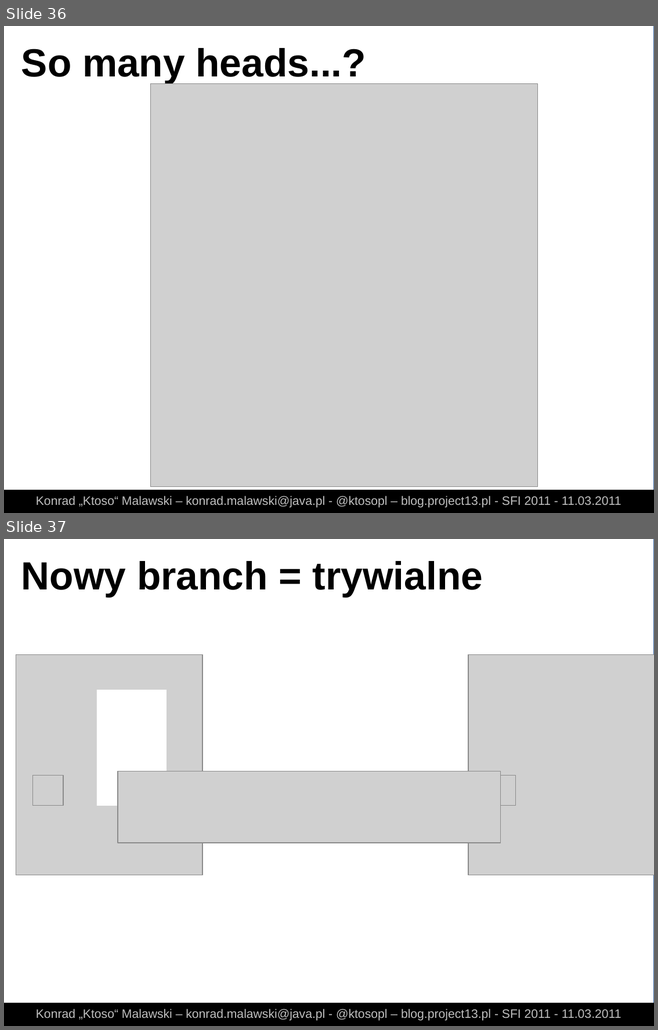
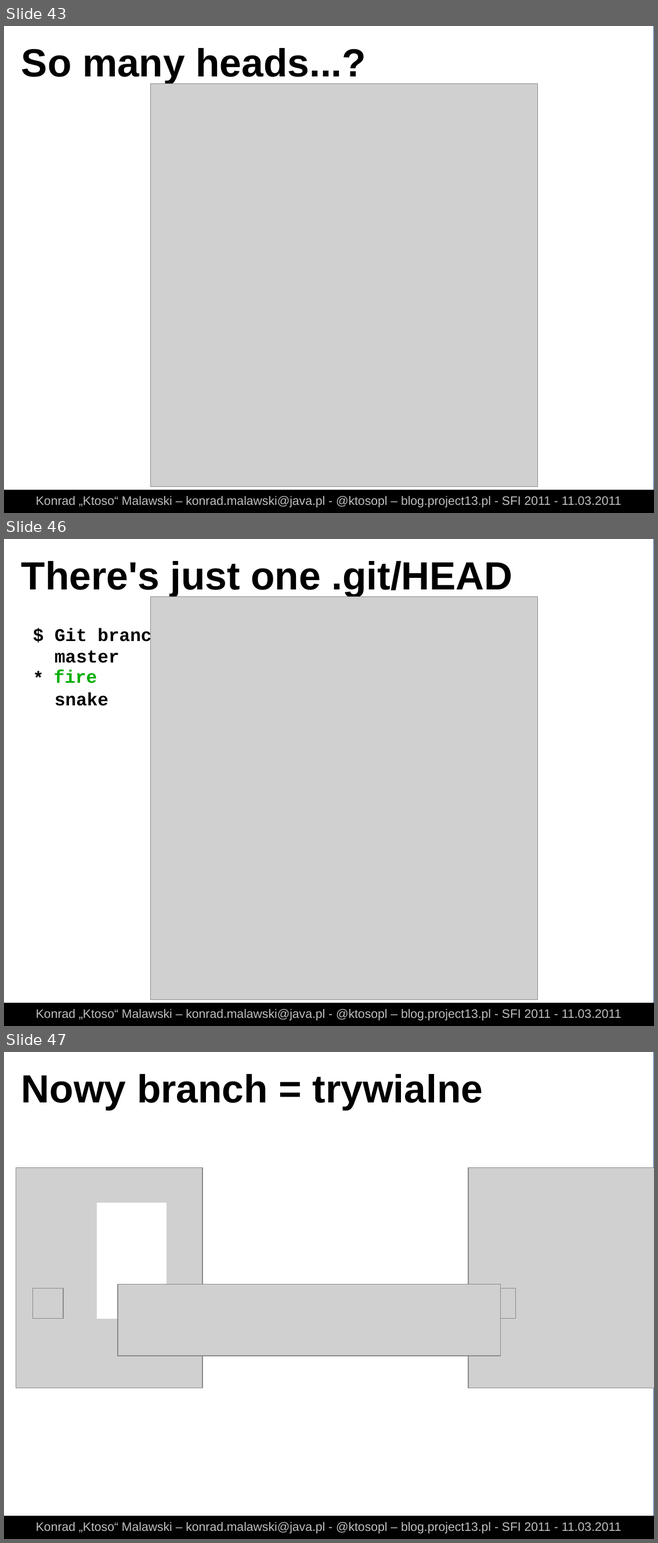
Before and after one commit to ktoso/git-presentation, a slide deck: slides.odp. Shown one above the other, each under a label of ours: slides 36 and 37 before the commit, slides 43, 46 and 47 after it; the slides between them are not shown. The pictures are 658x1030 and 658x1543 pixels, drawn with LibreOffice and Linux fonts; fonts in the diff are those of the drawing; grey boxes stand for pictures. Boxes give left, top, right and bottom in pixels: in the first picture for what was removed or moved away, otherwise in the second. Text is boxed around its words. In the diff, an @@ line names an element or a change of style, - is before the commit and + after.

```diff
--- a/slides.odp
+++ b/slides.odp
@@ slide 46 added at bbox=[4, 539, 654, 1026], background #FFFFFF; not listed: 1 template element that a slide beside it also shows @@
@@ text added at bbox=[21, 561, 513, 597], 48 pt, text #000000, bold @@
+There's just one .git/HEAD
@@ picture added at bbox=[150, 597, 538, 1000] @@
@@ text added at bbox=[54, 628, 162, 706], 22 pt, text #000000, bold @@
+$ Git branch
+master
+*
+snake
@@ text added at bbox=[54, 669, 97, 683], 22 pt, text #00AE00, bold @@
+fire
@@ rectangle added at bbox=[4, 1003, 654, 1026], fill #000000 @@
@@ text added at bbox=[36, 1009, 621, 1021], 15 pt, text #C0C0C0 @@
+Konrad „Ktoso“ Malawski – konrad.malawski@java.pl - @ktosopl – blog.project13.pl - SFI 2011 - 11.03.2011
@@ what was slide 36 is now slide 43 @@
@@ what was slide 37 is now slide 47 @@
```
Also in this commit, not shown: 7 slides changed, 16 other slides added, 20 other files.
